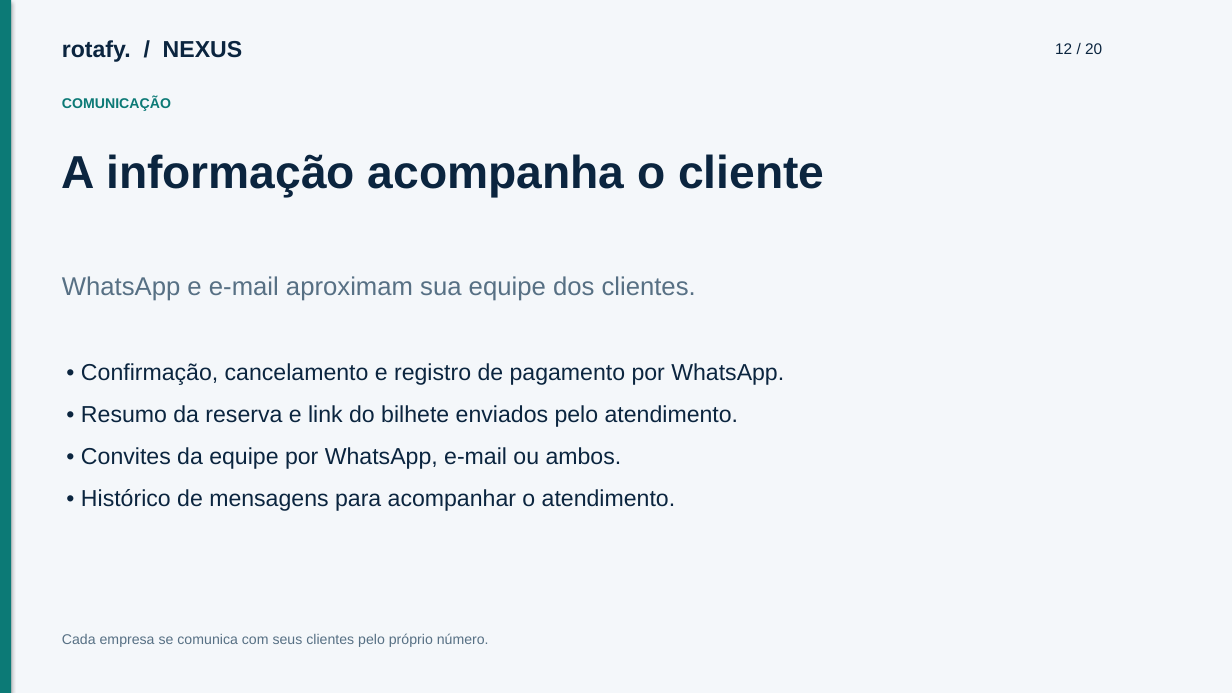
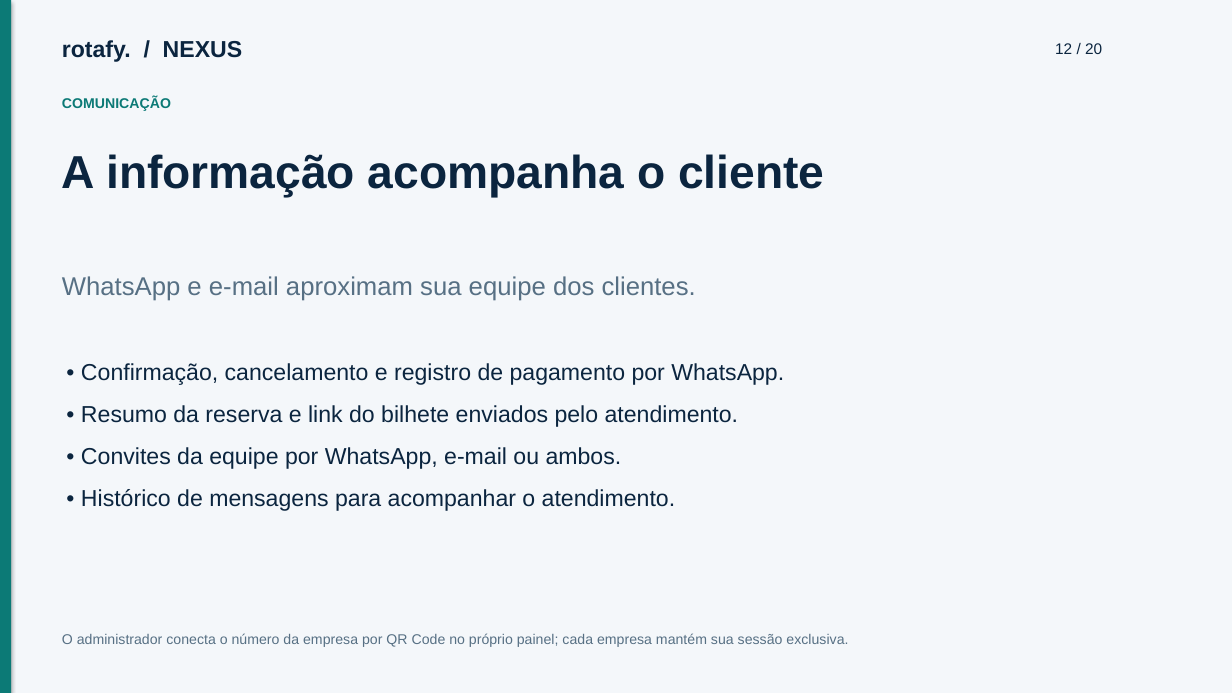
Before and after one commit to cfartes/rotafy, a slide deck: slide 12 of frontend/public/documentacao/apresentacao.pptx. Drawn at 1232x693 pixels with LibreOffice and Linux fonts; fonts in the diff are those of the drawing. Boxes give left, top, right and bottom in pixels: in the first picture for what was removed or moved away, otherwise in the second. Text is boxed around its words. In the diff, an @@ line names an element or a change of style, - is before the commit and + after.

Commit message:
Provision company WhatsApp sessions and add admin QR connection (#6)

```diff
--- a/frontend/public/documentacao/apresentacao.pptx
+++ b/frontend/public/documentacao/apresentacao.pptx
@@ text at box(62, 633, 848, 647): text changed @@
-Cada empresa se comunica com seus clientes pelo próprio número.
+O administrador conecta o número da empresa por QR Code no próprio painel; cada empresa mantém sua sessão exclusiva.
```
Also in this commit, not shown: 23 other files.
